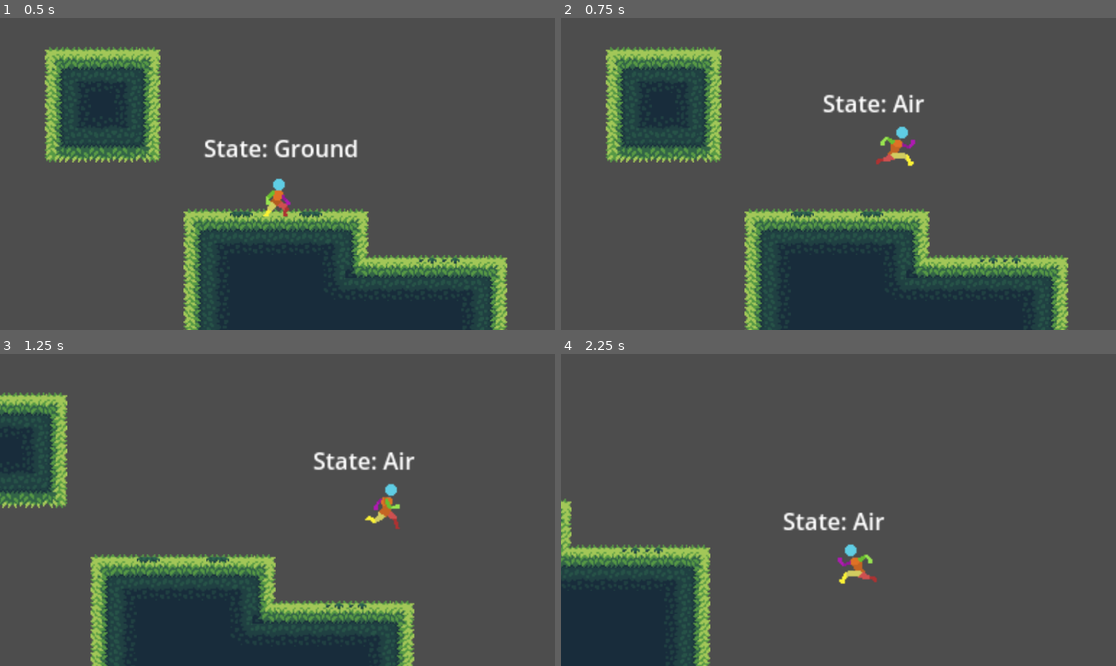
Above: before the commit, frames 1-4 (two rows, left to right).
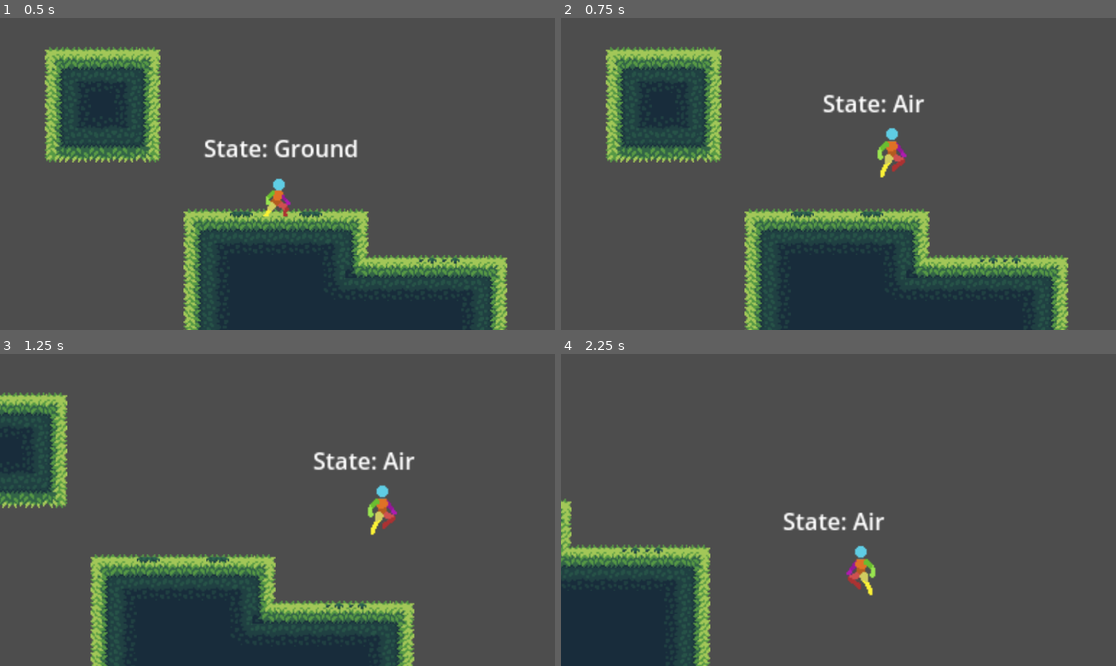
Above: after the commit, the same moments.

Repository: Allus-Interactive/platform-combat-game
Game: Godot game, scene res://scenes/main.tscn
The game is run twice, just before and just after one commit, with the same random seed, the same clock (stepped at 60 frames per second) and the same inputs.
Inputs:
- Up to frame 1 (0.5 s): no input
- Up to frame 2 (0.75 s): tap Enter at 0.5 s; hold D (move_right) from 0.53 s (still down); hold Space (jump) from 0.53 s (still down)
- Up to frame 3 (1.25 s): keep holding D (move_right); keep holding Space (jump)
- Up to frame 4 (2.25 s): release Space (jump) at 1.28 s; tap O (roll) at 1.35 s; tap Space (jump) at 1.52, 1.55, 1.82 s; release D (move_right) at 2.03 s; hold A (move_left) from 2.03 s (still down); hold Space (jump) from 2.03 s (still down); tap F (toggle_weapon) at 2.1 s

Frame 1 is identical in both runs. In frame 2, 0.6% of the frame differs, in the area x 56-64%, y 34-52%; in frame 3, 0.5%; in frame 4, 0.6%, in the area x 49-57%, y 61-78%.

Commit message:
added playback.travel for jump anims

Diff:
--- a/scenes/player.tscn
+++ b/scenes/player.tscn
@@ -915,10 +915,11 @@
 anim_player = NodePath("../AnimationPlayer")
 parameters/Move/blend_position = 0
 
-[node name="CharacterStateMachine" type="Node" parent="." node_paths=PackedStringArray("character", "current_state")]
+[node name="CharacterStateMachine" type="Node" parent="." node_paths=PackedStringArray("character", "current_state", "animation_tree")]
 script = ExtResource("10_26bl0")
 character = NodePath("..")
 current_state = NodePath("Ground")
+animation_tree = NodePath("../AnimationTree")
 
 [node name="Ground" type="Node" parent="CharacterStateMachine" node_paths=PackedStringArray("air_state")]
 script = ExtResource("11_jhcou")
--- a/scripts/air_state.gd
+++ b/scripts/air_state.gd
@@ -4,6 +4,7 @@
 
 @export var ground_state : PlayerState
 @export var double_jump_velocity : float = -150.0
+@export var double_jump_animation : String = "double_jump"
 
 var has_double_jumped : bool = false
 
@@ -20,7 +21,6 @@
 		has_double_jumped = false
 
 func double_jump():
-	# Set y velocity to double jump
 	character.velocity.y = double_jump_velocity
-	# Set bool to avoid endless double jumps
+	playback.travel(double_jump_animation)
 	has_double_jumped = true
--- a/scripts/character_state_machine.gd
+++ b/scripts/character_state_machine.gd
@@ -4,6 +4,7 @@
 
 @export var character : CharacterBody2D
 @export var current_state : PlayerState
+@export var animation_tree : AnimationTree
 
 var states : Array[PlayerState]
 
@@ -14,6 +15,7 @@
 
 			# Set the states up with what they need to function
 			child.character = character
+			child.playback = animation_tree["parameters/playback"]
 
 		else:
 			push_warning("Child " + child.name + " is not a State for CharacterStateMachine")
--- a/scripts/ground_state.gd
+++ b/scripts/ground_state.gd
@@ -4,6 +4,7 @@
 
 @export var jump_velocity : float = -200.0
 @export var air_state : PlayerState
+@export var jump_animation : String = "jump_start"
 
 func state_input(event : InputEvent):
 	if event.is_action_pressed("jump"):
@@ -12,3 +13,4 @@
 func jump():
 	character.velocity.y = jump_velocity
 	next_state = air_state
+	playback.travel(jump_animation)
--- a/scripts/player_state.gd
+++ b/scripts/player_state.gd
@@ -5,6 +5,7 @@
 @export var can_move : bool = true
 
 var character : CharacterBody2D
+var playback : AnimationNodeStateMachinePlayback
 var next_state : PlayerState
 
 func state_process(_delta):
